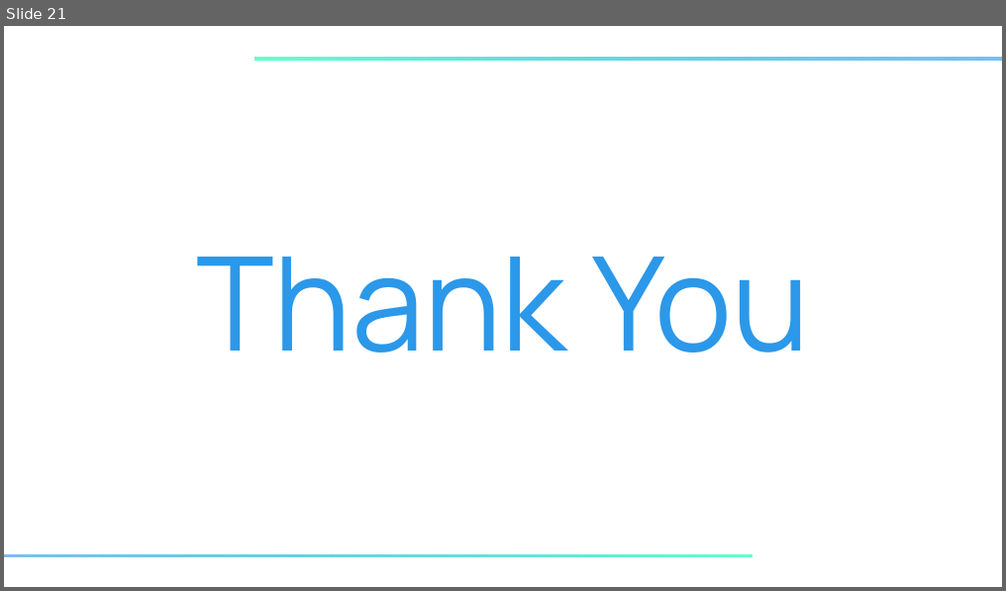
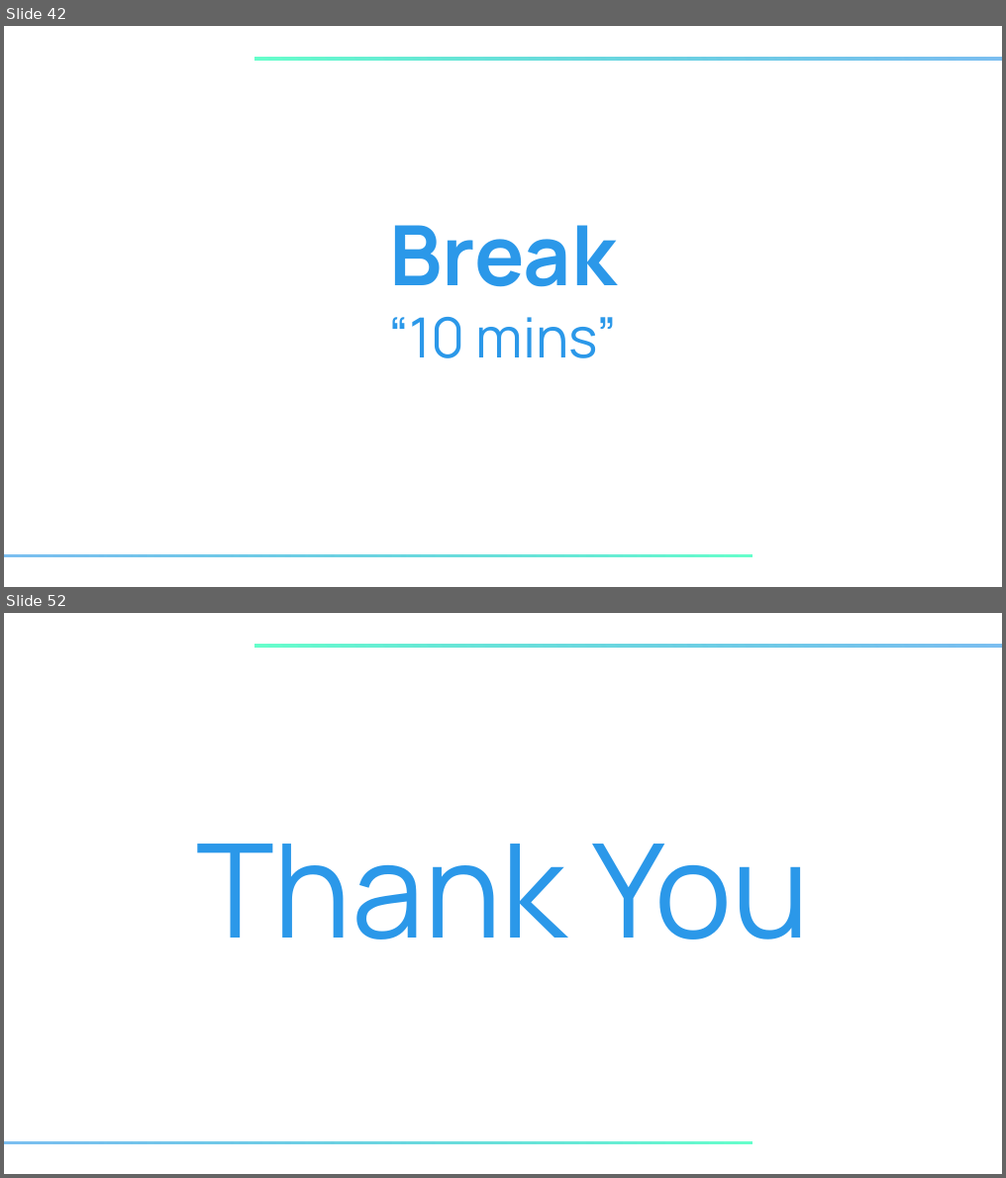
Before and after one commit to KMINDS-Org/INFERENCE-ITERATION-1-, a slide deck: Lvl1_1_ML_Starter_Pack/Class_1/Lvl_1_ML_Starter_Pack_Class_1.pptx. Shown one above the other, each under a label of ours: slide 21 before the commit, slides 42 and 52 after it; the slides between them are not shown. The pictures are 1006x591 and 1006x1178 pixels, drawn with LibreOffice and Linux fonts; fonts in the diff are those of the drawing; background and template pictures are left out. Boxes give left, top, right and bottom in pixels: in the first picture for what was removed or moved away, otherwise in the second. Text is boxed around its words. In the diff, an @@ line names an element or a change of style, - is before the commit and + after.

```diff
--- a/Lvl1_1_ML_Starter_Pack/Class_1/Lvl_1_ML_Starter_Pack_Class_1.pptx
+++ b/Lvl1_1_ML_Starter_Pack/Class_1/Lvl_1_ML_Starter_Pack_Class_1.pptx
@@ slide 42 added at (x1=4, y1=26, x2=1002, y2=587), background picture (left out) @@
@@ rectangle added at (x1=255, y1=57, x2=1002, y2=60), fill gradient #2B98E9 to #66FFCC @@
@@ text added at (x1=389, y1=225, x2=617, y2=359), 80 pt, text gradient #2B98E9 to #66FFCC @@
+Break
+“10 mins”
@@ rectangle added at (x1=4, y1=555, x2=752, y2=558), fill gradient #2B98E9 to #66FFCC @@
@@ what was slide 21 is now slide 52 @@
```
Also in this commit, not shown: 15 slides changed, 30 other slides added, 1 other file.
